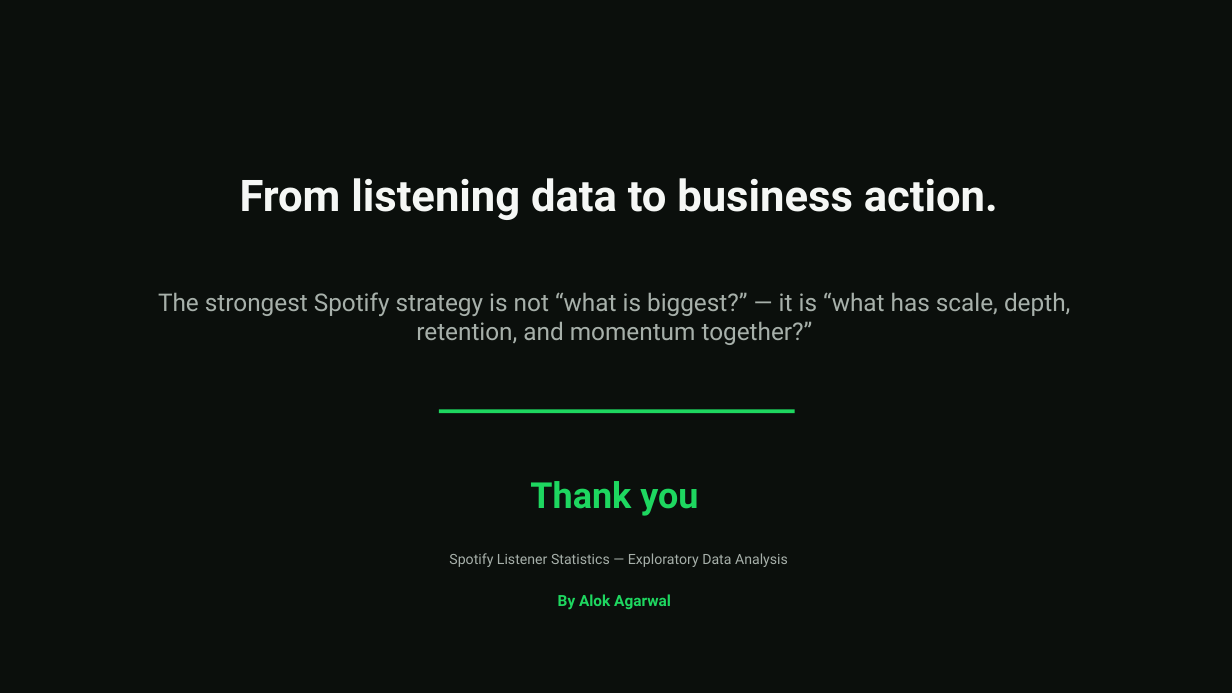
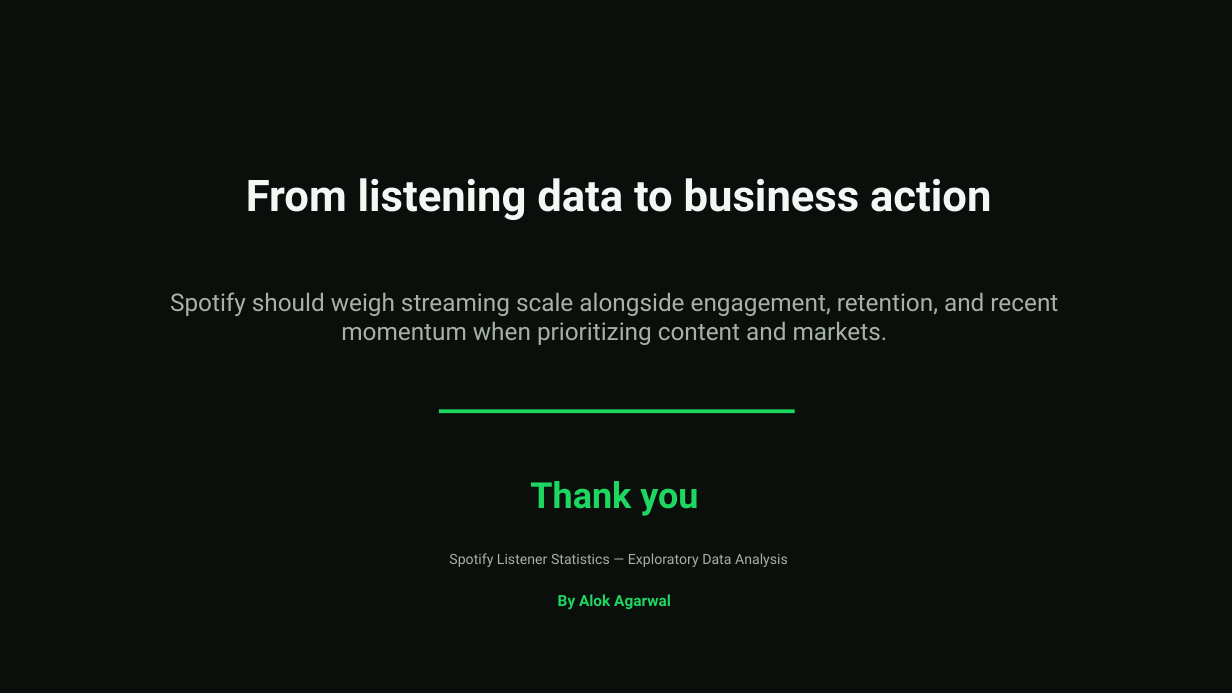
Before and after one commit to mightyalok00/spotify-listener-statistics-eda, a slide deck: slide 16 of Spotify_Listener_Statistics_Analysis_Presentation_By_Alok_Agarwal.pptx. Drawn at 1232x693 pixels with LibreOffice and Linux fonts; fonts in the diff are those of the drawing. Boxes give left, top, right and bottom in pixels: in the first picture for what was removed or moved away, otherwise in the second. Text is boxed around its words. In the diff, an @@ line names an element or a change of style, - is before the commit and + after.

```diff
--- a/Spotify_Listener_Statistics_Analysis_Presentation_By_Alok_Agarwal.pptx
+++ b/Spotify_Listener_Statistics_Analysis_Presentation_By_Alok_Agarwal.pptx
@@ text at (246,178,991,220): text changed @@
-From listening data to business action.
+From listening data to business action
@@ text at (170,292,1058,345): text changed @@
-The strongest Spotify strategy is not “what is biggest?” — it is “what has scale, depth, retention, and momentum together?”
+Spotify should weigh streaming scale alongside engagement, retention, and recent momentum when prioritizing content and markets.
```
Also in this commit, not shown: 10 other slides changed.
